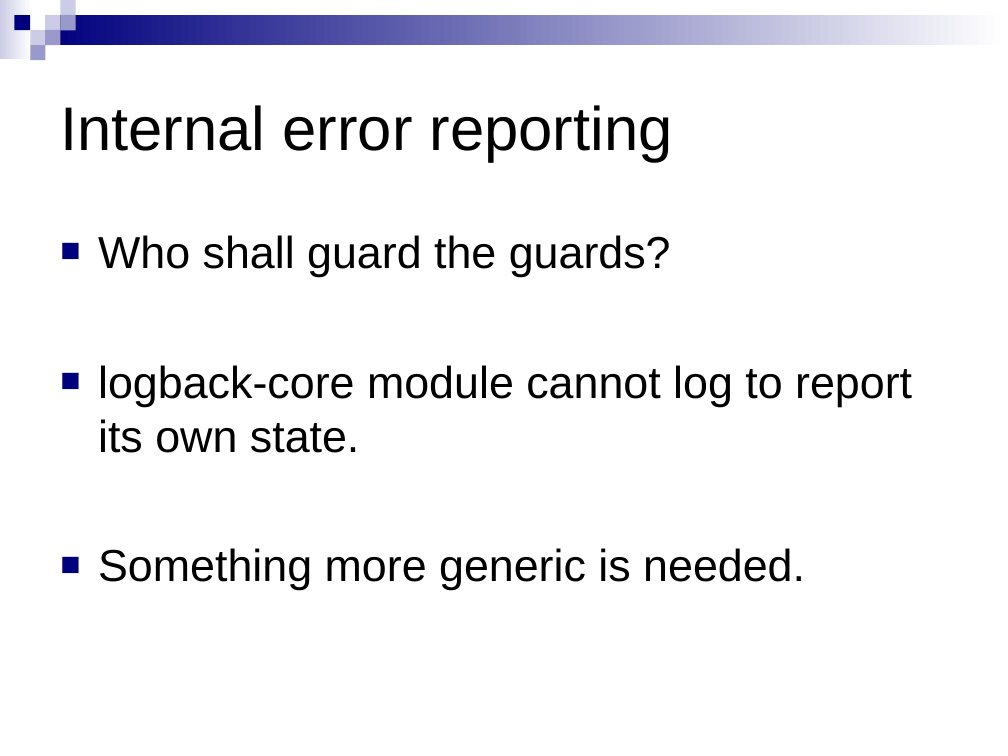
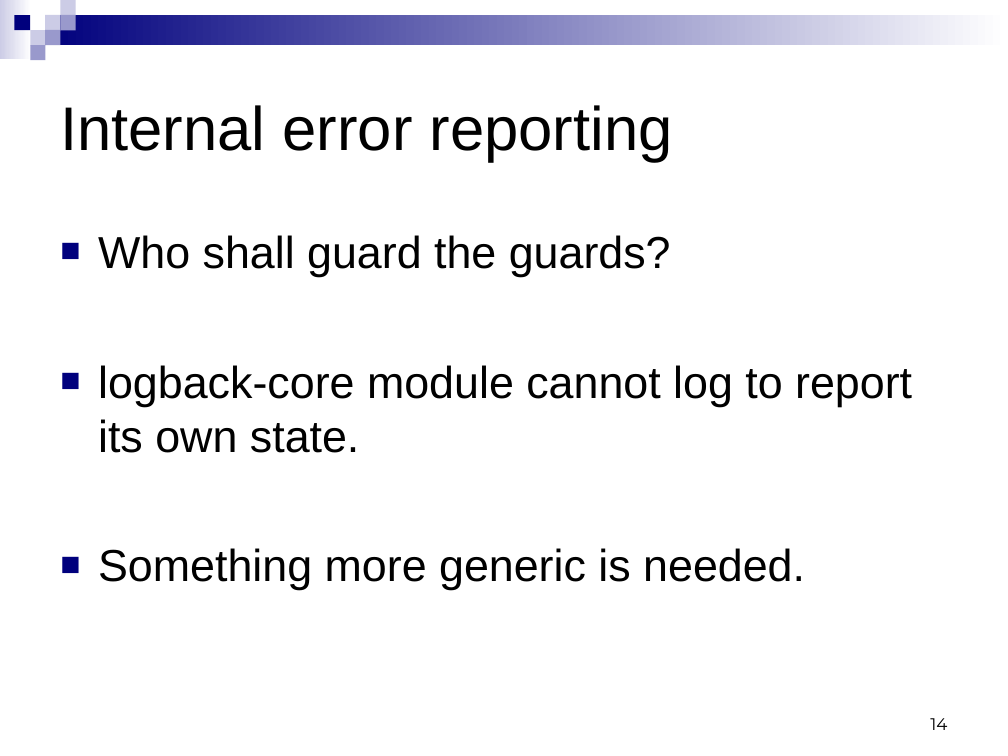
Before and after one commit to qos-ch/logback, a slide deck: slide 14 of logback-site/src/site/resources/10reasons.ppt. Drawn at 1008x756 pixels with LibreOffice and Linux fonts; fonts in the diff are those of the drawing; background and template pictures are left out. Boxes give left, top, right and bottom in pixels: in the first picture for what was removed or moved away, otherwise in the second. Text is boxed around its words. In the diff, an @@ line names an element or a change of style, - is before the commit and + after.

```diff
--- a/logback-site/src/site/resources/10reasons.ppt
+++ b/logback-site/src/site/resources/10reasons.ppt
@@ page number added at [930, 718, 947, 730], 12 pt, text #000000 @@
+14
```
Also in this commit, not shown: 25 other slides changed, 3 other files.
